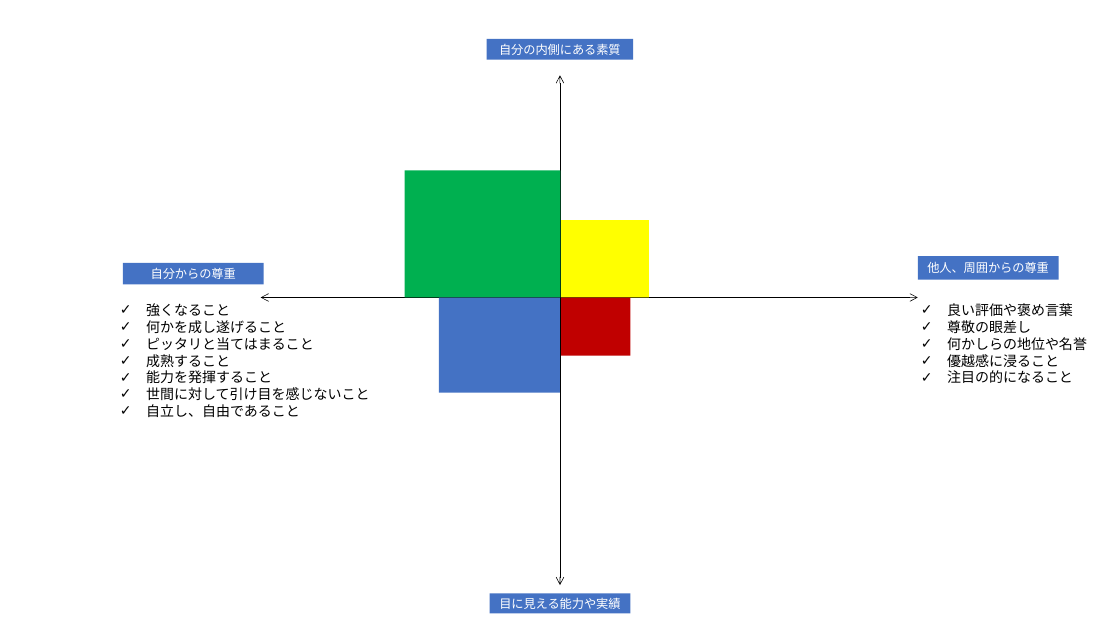
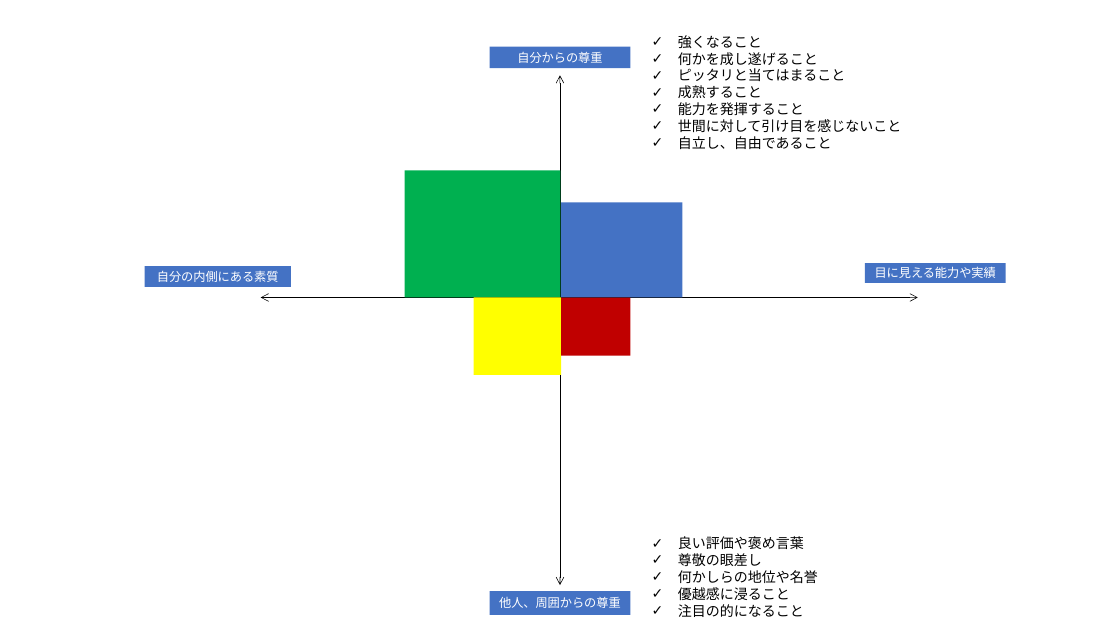
Before and after one commit to sasachichito/memos, a slide deck: slide 5 of 限りある時間の使い方.pptx. Drawn at 1120x630 pixels with LibreOffice and Linux fonts; fonts in the diff are those of the drawing. Boxes give left, top, right and bottom in pixels: in the first picture for what was removed or moved away, otherwise in the second. Text is boxed around its words. In the diff, an @@ line names an element or a change of style, - is before the commit and + after.

```diff
--- a/限りある時間の使い方.pptx
+++ b/限りある時間の使い方.pptx
@@ text "強くなること": place and size @@
-text "強くなること" at [146,303,369,417]
+text "強くなること" at [678,35,901,149]
@@ rectangle "自分からの尊重": place and size @@
-rectangle "自分からの尊重" at [123,263,264,285]
+rectangle "自分からの尊重" at [490,46,631,68]
@@ rectangle: place and size @@
-rectangle at [439,297,560,392]
+rectangle at [561,202,682,297]
@@ rectangle "自分の内側にある素質": place and size @@
-rectangle "自分の内側にある素質" at [486,39,633,60]
+rectangle "自分の内側にある素質" at [145,266,291,287]
@@ rectangle "目に見える能力や実績": place and size @@
-rectangle "目に見える能力や実績" at [490,594,631,614]
+rectangle "目に見える能力や実績" at [865,263,1007,283]
@@ rectangle: place and size @@
-rectangle at [561,220,649,297]
+rectangle at [474,297,561,375]
@@ text "良い評価や褒め言葉": place and size @@
-text "良い評価や褒め言葉" at [947,303,1087,383]
+text "良い評価や褒め言葉" at [678,536,818,617]
@@ rectangle "他人、周囲からの尊重": place and size @@
-rectangle "他人、周囲からの尊重" at [918,256,1060,280]
+rectangle "他人、周囲からの尊重" at [490,592,631,615]
```
Also in this commit, not shown: 1 other slide changed, 2 slides added, 1 other file.
